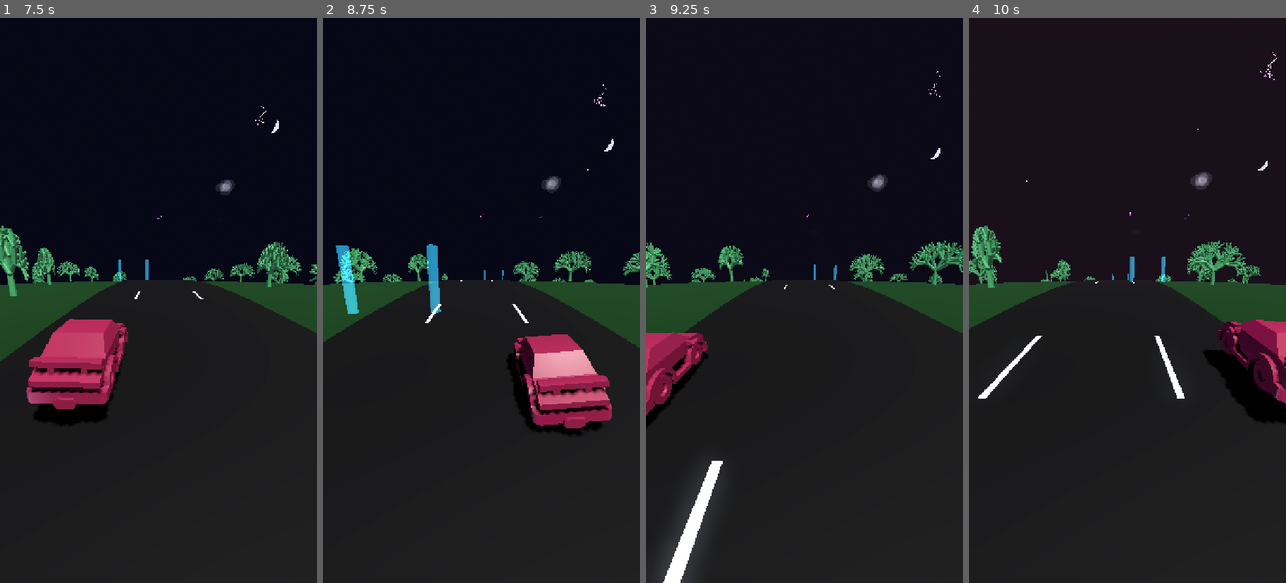
Above: before the commit, frames 1-4 (left to right).
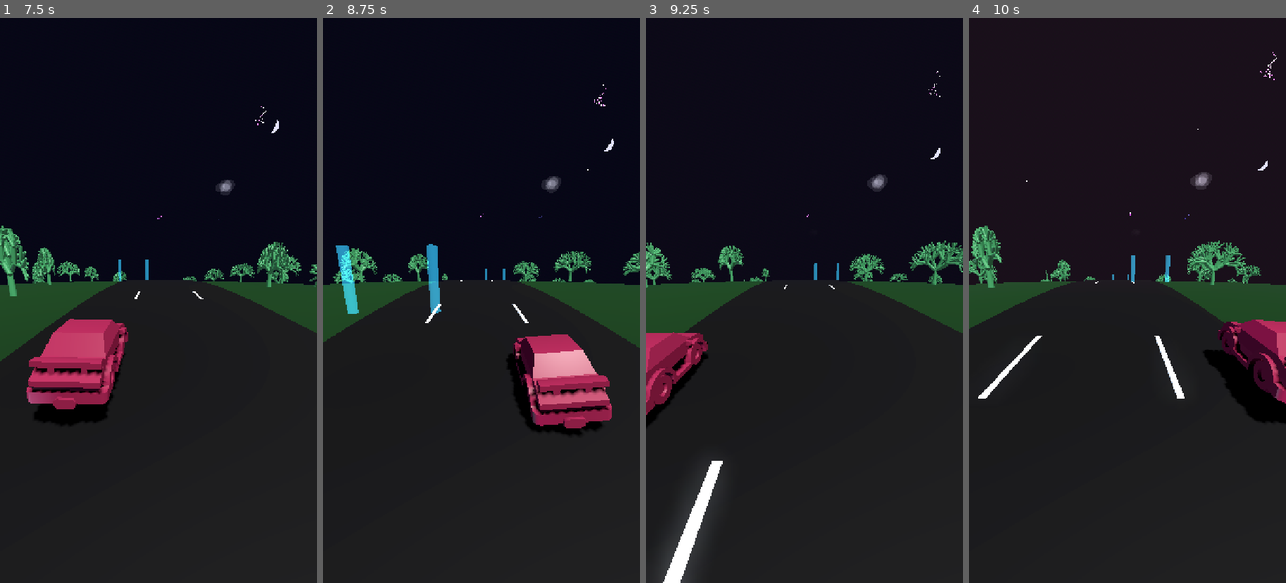
Above: after the commit, the same moments.

Repository: rooshimadethis/just-a-chill-drive
Game: Godot game, scene res://scenes/game.tscn
Same seed, same stepped clock (60 frames per second), same inputs: the game is played once before the commit and once after it.
Inputs (mouse positions are in pixels of both pictures, inside the frame that each line leads up to):
- Up to frame 1 (7.5 s): move the mouse to (228, 272) at 0.52 s; hold Right (ui_right) 0.53-1.25 s; click (228, 272) at 0.67 s; drag from (95, 328) to (142, 413) at 1.27 s; move the mouse to (190, 176) at 2.02 s; hold Right (ui_right) 2.03-2.75 s; drag from (142, 413) to (63, 215) at 2.77 s; move the mouse to (253, 385) at 3.52 s; hold Left (ui_left) 3.53-4.25 s; drag from (63, 215) to (110, 159) at 4.27 s; move the mouse to (174, 300) at 5.02 s; hold Left (ui_left) 5.03-5.75 s; click (174, 300) at 5.17 s; drag from (110, 159) to (95, 328) at 5.77 s; move the mouse to (228, 272) at 6.52 s; hold Right (ui_right) 6.53-7.25 s; drag from (95, 328) to (142, 413) at 7.27 s
- Up to frame 2 (8.75 s): move the mouse to (513, 176) at 8.02 s; hold Left (ui_left) from 8.03 s (still down)
- Up to frame 3 (9.25 s): release Left (ui_left) at 8.75 s; drag from (788, 413) to (709, 215) at 8.77 s
- Up to frame 4 (10 s): move the mouse to (1222, 385) at 9.52 s; hold Right (ui_right) from 9.53 s (still down); click (1222, 385) at 9.67 s

Frame 1 is identical in both runs. In frame 2, less than 0.1% of the frame differs, in the area x 50-58%, y 44-47%; in frame 3, less than 0.1%; in frame 4, 0.2%, in the area x 45-64%, y 42-47%.

Commit message:
might want to find audio samples

Diff:
--- /dev/null
+++ b/scripts/audio_system.gd
@@ -0,0 +1,297 @@
+extends Node
+
+# Brown Noise Engine
+var engine_player: AudioStreamPlayer
+var engine_playback: AudioStreamGeneratorPlayback
+var sample_hz = 22050.0
+var brown_noise_state = 0.0
+
+# Chord Progression Players (polyphonic - multiple simultaneous chords)
+var chord_players = []
+var chord_playbacks = []
+var num_chord_voices = 3  # Allow 3 simultaneous chords for rich layering
+
+# Kick Drum Player (60 BPM heartbeat)
+var kick_player: AudioStreamPlayer
+var kick_playback: AudioStreamGeneratorPlayback
+var kick_timer: float = 0.0
+var kick_interval: float = 1.0  # 60 BPM = 1 beat per second
+var is_generating_kick = false
+var kick_frame_index = 0
+var kick_total_frames = 0
+
+# Restorative chord progressions (60 BPM, slow harmonic rhythm)
+# Using open voicings (spread across 2+ octaves) and maj7/sus chords
+# Frequencies in Hz - each chord has 4-5 notes for rich, floating texture
+
+var chord_progressions = [
+	# Cmaj7 (C2-E3-G3-B3-D4) - Home, dreamy
+	[65.41, 164.81, 196.00, 246.94, 293.66],
+
+	# Fmaj7 (F2-A3-C4-E4) - Drifting, safe
+	[87.31, 220.00, 261.63, 329.63],
+
+	# Csus2 (C2-D3-G3-C4) - Floating, neutral
+	[65.41, 146.83, 196.00, 261.63],
+
+	# Gsus4 (G2-C3-D3-G3) - Suspended, peaceful
+	[98.00, 130.81, 146.83, 196.00],
+]
+
+var current_chord_index = 0
+
+# Chord generation state (one per voice)
+var chord_states = []
+
+func _ready():
+	setup_engine_noise()
+	setup_chord_players()
+	setup_kick_drum()
+
+func setup_engine_noise():
+	# Create continuous brown noise player
+	engine_player = AudioStreamPlayer.new()
+	var stream = AudioStreamGenerator.new()
+	stream.mix_rate = sample_hz
+	stream.buffer_length = 0.1  # Small buffer for responsiveness
+
+	engine_player.stream = stream
+	engine_player.volume_db = -9.0  # Audible background hum (doubled volume)
+	add_child(engine_player)
+	engine_player.play()
+	engine_playback = engine_player.get_stream_playback()
+
+	# Start generating brown noise in _process
+
+func setup_chord_players():
+	# Create multiple chord players for polyphonic playback
+	for i in range(num_chord_voices):
+		var player = AudioStreamPlayer.new()
+		var stream = AudioStreamGenerator.new()
+		stream.mix_rate = sample_hz
+		stream.buffer_length = 0.1
+
+		player.stream = stream
+		player.volume_db = -8.0  # Audible but not overwhelming
+		add_child(player)
+		player.play()
+
+		chord_players.append(player)
+		chord_playbacks.append(player.get_stream_playback())
+
+		# Initialize state for this voice
+		chord_states.append({
+			"is_generating": false,
+			"frame_index": 0,
+			"total_frames": 0,
+			"phases": [],
+			"freqs": [],
+			"attack_frames": 0,
+			"decay_frames": 0,
+			"sustain_level": 0.0,
+			"release_frames": 0
+		})
+
+func setup_kick_drum():
+	# Create kick drum player
+	kick_player = AudioStreamPlayer.new()
+	var stream = AudioStreamGenerator.new()
+	stream.mix_rate = sample_hz
+	stream.buffer_length = 0.1
+
+	kick_player.stream = stream
+	kick_player.volume_db = -6.0  # Punchy but not overpowering
+	add_child(kick_player)
+	kick_player.play()
+	kick_playback = kick_player.get_stream_playback()
+
+func _process(delta):
+	# Generate brown noise continuously
+	generate_brown_noise()
+
+	# Generate chord frames for all active voices
+	for i in range(num_chord_voices):
+		if chord_states[i]["is_generating"]:
+			generate_chord_frames(i)
+
+	# Kick drum timing (60 BPM = 1 beat per second)
+	kick_timer += delta
+	if kick_timer >= kick_interval:
+		kick_timer -= kick_interval
+		trigger_kick()
+
+	# Generate kick drum frames if active
+	if is_generating_kick:
+		generate_kick_frames()
+
+func generate_brown_noise():
+	if not engine_playback:
+		return
+
+	var frames_available = engine_playback.get_frames_available()
+
+	for i in range(frames_available):
+		# Brown noise algorithm (random walk with low-pass filter)
+		var white = randf_range(-1.0, 1.0)
+		brown_noise_state = (brown_noise_state + white * 0.02)
+
+		# Clamp to prevent drift
+		brown_noise_state = clamp(brown_noise_state, -1.0, 1.0)
+
+		# Apply gentle low-pass filtering for "engine hum" character
+		var sample = brown_noise_state * 0.3
+
+		engine_playback.push_frame(Vector2(sample, sample))
+
+func play_chord():
+	# Find an available voice (not currently generating)
+	var voice_index = -1
+	for i in range(num_chord_voices):
+		if not chord_states[i]["is_generating"]:
+			voice_index = i
+			break
+
+	# If all voices are busy, use the oldest one (voice 0)
+	if voice_index == -1:
+		voice_index = 0
+
+	# Get next chord in progression
+	var chord = chord_progressions[current_chord_index]
+	current_chord_index = (current_chord_index + 1) % chord_progressions.size()
+
+	# Start async chord generation on this voice
+	start_chord_generation(voice_index, chord)
+
+func start_chord_generation(voice_index: int, chord: Array):
+	var state = chord_states[voice_index]
+
+	# Set up chord generation parameters
+	state["freqs"] = chord
+	state["frame_index"] = 0
+
+	# 60 BPM = 1 beat per second
+	# Hold each chord for 4 beats (4 seconds) for slow harmonic rhythm
+	var duration = 4.0
+	state["total_frames"] = int(sample_hz * duration)
+
+	# ADSR parameters optimized for restorative music
+	state["attack_frames"] = int(sample_hz * 0.8)    # 800ms - very slow swell
+	state["decay_frames"] = int(sample_hz * 0.3)     # 300ms decay
+	state["sustain_level"] = 0.7                      # 70% sustain - present but gentle
+	state["release_frames"] = int(sample_hz * 1.0)   # 1000ms - long, peaceful fade
+
+	# Reset phases to zero to prevent discontinuity
+	state["phases"] = []
+	for i in range(chord.size()):
+		state["phases"].append(0.0)
+
+	state["is_generating"] = true
+
+func generate_chord_frames(voice_index: int):
+	var playback = chord_playbacks[voice_index]
+	var state = chord_states[voice_index]
+
+	if not playback:
+		state["is_generating"] = false
+		return
+
+	var frames_available = playback.get_frames_available()
+
+	# Generate frames in small batches to prevent buffer overflow
+	var frames_to_generate = min(frames_available, 512)
+
+	for i in range(frames_to_generate):
+		if state["frame_index"] >= state["total_frames"]:
+			state["is_generating"] = false
+			return
+
+		var envelope = calculate_envelope(
+			state["frame_index"],
+			state["total_frames"],
+			state["attack_frames"],
+			state["decay_frames"],
+			state["sustain_level"],
+			state["release_frames"]
+		)
+
+		# Mix all notes in the chord with equal weighting
+		var mixed_sample = 0.0
+		var num_notes = state["freqs"].size()
+
+		for note_idx in range(num_notes):
+			var freq = state["freqs"][note_idx]
+			var increment = freq / sample_hz
+
+			# Use sine wave for pure, pad-like tone
+			var note_sample = sin(state["phases"][note_idx] * TAU)
+
+			mixed_sample += note_sample / float(num_notes)  # Equal mix
+			state["phases"][note_idx] = fmod(state["phases"][note_idx] + increment, 1.0)
+
+		# Apply envelope and overall volume (reduced for polyphonic layering)
+		mixed_sample *= envelope * 0.15  # Reduced from 0.2 for multiple voices
+
+		# Push stereo frame
+		playback.push_frame(Vector2(mixed_sample, mixed_sample))
+
+		state["frame_index"] += 1
+
+func calculate_envelope(frame: int, total_frames: int, attack: int, decay: int, sustain: float, release: int) -> float:
+	# ADSR Envelope
+	if frame < attack:
+		# Attack phase: 0.0 -> 1.0
+		return float(frame) / float(attack)
+	elif frame < attack + decay:
+		# Decay phase: 1.0 -> sustain_level
+		var decay_progress = float(frame - attack) / float(decay)
+		return 1.0 - (1.0 - sustain) * decay_progress
+	elif frame < total_frames - release:
+		# Sustain phase: hold at sustain_level
+		return sustain
+	else:
+		# Release phase: sustain_level -> 0.0
+		var release_progress = float(frame - (total_frames - release)) / float(release)
+		return sustain * (1.0 - release_progress)
+
+func trigger_kick():
+	# Start kick drum generation
+	kick_frame_index = 0
+	kick_total_frames = int(sample_hz * 0.3)  # 300ms kick duration
+	is_generating_kick = true
+
+func generate_kick_frames():
+	if not kick_playback:
+		is_generating_kick = false
+		return
+
+	var frames_available = kick_playback.get_frames_available()
+	var frames_to_generate = min(frames_available, 512)
+
+	for i in range(frames_to_generate):
+		if kick_frame_index >= kick_total_frames:
+			is_generating_kick = false
+			return
+
+		# Kick drum synthesis:
+		# - Frequency sweep from 150Hz to 50Hz (pitch drop)
+		# - Exponential decay envelope
+		# - Short duration (300ms)
+
+		var progress = float(kick_frame_index) / float(kick_total_frames)
+
+		# Frequency sweep (150Hz -> 50Hz)
+		var start_freq = 150.0
+		var end_freq = 50.0
+		var freq = start_freq + (end_freq - start_freq) * progress
+
+		# Exponential decay envelope
+		var envelope = exp(-progress * 8.0)  # Fast decay
+
+		# Generate sine wave at current frequency
+		var phase = (freq / sample_hz) * float(kick_frame_index)
+		var sample = sin(phase * TAU) * envelope * 0.5
+
+		# Push stereo frame
+		kick_playback.push_frame(Vector2(sample, sample))
+
+		kick_frame_index += 1
--- a/scripts/game_manager.gd
+++ b/scripts/game_manager.gd
@@ -4,10 +4,12 @@
 
 var harmony_score: int = 0
 var camera_x: float = 0.0  # Track camera's current X position for smooth lerp
+var audio_system: Node
 
 func _ready():
 	# Allow time for the scene to fully load
 	await get_tree().process_frame
+	setup_audio()
 	setup_environment()
 
 func _process(delta):
@@ -42,9 +44,21 @@
 
 
 
+func setup_audio():
+	# Load and instantiate the AudioSystem script
+	var AudioSystemScript = load("res://scripts/audio_system.gd")
+	audio_system = AudioSystemScript.new()
+	audio_system.name = "AudioSystem"
+	add_child(audio_system)
+	print("AudioSystem initialized: Brown noise engine running")
+
 func add_harmony(amount: int = 1):
 	harmony_score += amount
 	score_updated.emit(harmony_score)
+
+	# Trigger relaxing chord progression
+	if audio_system and audio_system.has_method("play_chord"):
+		audio_system.play_chord()
 
 func reset_score():
 	harmony_score = 0
--- a/scripts/lane_line_spawner.gd
+++ b/scripts/lane_line_spawner.gd
@@ -1,6 +1,6 @@
 extends Node3D
 
-@export var spawn_interval: float = 1.0  # Twice as often as gates (2.0s)
+@export var spawn_interval: float = 1.0  # 60 BPM: 1 beat = 1 second (visual rhythm)
 @export var scroll_speed: float = 17.0  # Reduced 10% (was 18.8)
 @export var lane_width: float = 2.0  # Distance from center
 @export var line_length: float = 3.0  # Length of each dash
--- a/scripts/spawner.gd
+++ b/scripts/spawner.gd
@@ -1,7 +1,7 @@
 extends Node3D
 
 @export var obstacle_scene: PackedScene
-@export var spawn_interval: float = 2.0
+@export var spawn_interval: float = 4.0  # 60 BPM: 4 beats = 4 seconds (synced with chord changes)
 @export var speed: float = 17.0  # Reduced 10% (was 18.8)
 
 var spawn_timer: float = 0.0
@@ -14,8 +14,8 @@
 func _process(delta):
 	spawn_timer += delta
 	if spawn_timer >= spawn_interval:
-		# Add organic variance (+/- 0.5s) to avoid robotic feeling
-		spawn_timer = randf_range(-0.5, 0.5)
+		# Reset timer with slight organic variance (+/- 0.2s) for natural feel
+		spawn_timer = randf_range(-0.2, 0.2)
 		spawn_gate()
 
 func spawn_gate():
Not shown, added: scripts/audio_system.gd.uid
Not shown, added: .agent/audio_implementation.md
